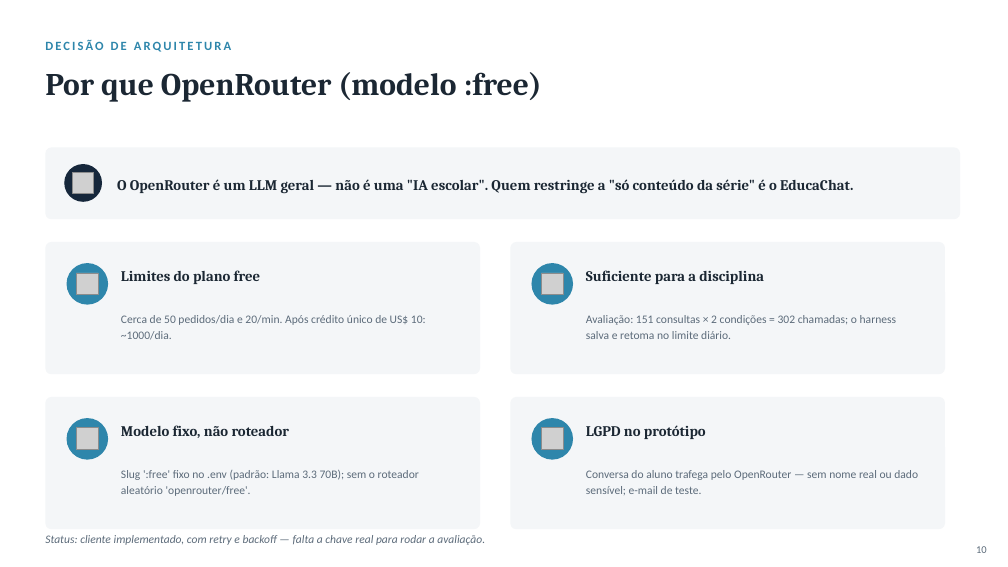
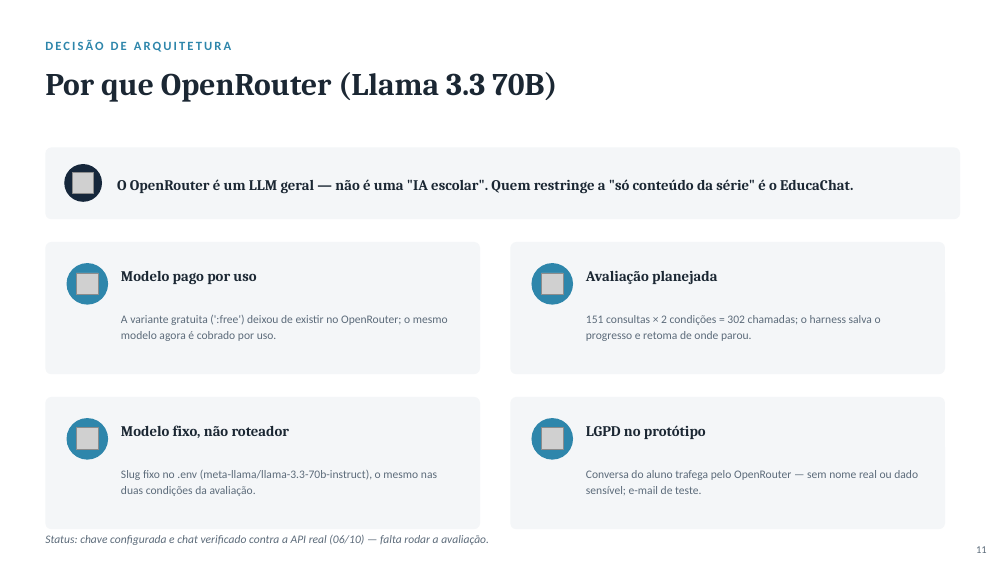
Before and after one commit to thiagoreis12/EducaChat, a slide deck: slide 11 of EducaChat_Apresentacao_Tecnica.pptx (slide 10 before the commit). Drawn at 1008x567 pixels with LibreOffice and Linux fonts; fonts in the diff are those of the drawing; grey boxes stand for pictures. Boxes give left, top, right and bottom in pixels: in the first picture for what was removed or moved away, otherwise in the second. Text is boxed around its words. In the diff, an @@ line names an element or a change of style, - is before the commit and + after.

```diff
--- a/EducaChat_Apresentacao_Tecnica.pptx
+++ b/EducaChat_Apresentacao_Tecnica.pptx
@@ text at bbox=[45, 72, 557, 102]: text changed @@
-Por que OpenRouter (modelo :free)
+Por que OpenRouter (Llama 3.3 70B)
@@ text at bbox=[121, 271, 256, 285]: text changed @@
-Limites do plano free
+Modelo pago por uso
@@ text at bbox=[586, 271, 717, 284]: text changed @@
-Suficiente para a disciplina
+Avaliação planejada
@@ text at bbox=[121, 315, 448, 341]: text changed @@
-Cerca de 50 pedidos/dia e 20/min. Após crédito único de US$ 10: ~1000/dia.
+A variante gratuita (':free') deixou de existir no OpenRouter; o mesmo modelo agora é cobrado por uso.
@@ text at bbox=[586, 315, 881, 341]: text changed @@
-Avaliação: 151 consultas × 2 condições = 302 chamadas; o harness salva e retoma no limite diário.
+151 consultas × 2 condições = 302 chamadas; o harness salva o progresso e retoma de onde parou.
@@ text at bbox=[121, 470, 437, 496]: text changed @@
-Slug ':free' fixo no .env (padrão: Llama 3.3 70B); sem o roteador aleatório 'openrouter/free'.
+Slug fixo no .env (meta-llama/llama-3.3-70b-instruct), o mesmo nas duas condições da avaliação.
@@ text at bbox=[45, 535, 489, 545]: text changed @@
-Status: cliente implementado, com retry e backoff — falta a chave real para rodar a avaliação.
+Status: chave configurada e chat verificado contra a API real (06/10) — falta rodar a avaliação.
@@ text at bbox=[976, 546, 987, 553]: text changed @@
-10
+11
```
Also in this commit, not shown: 10 other slides changed, 1 slide added.
